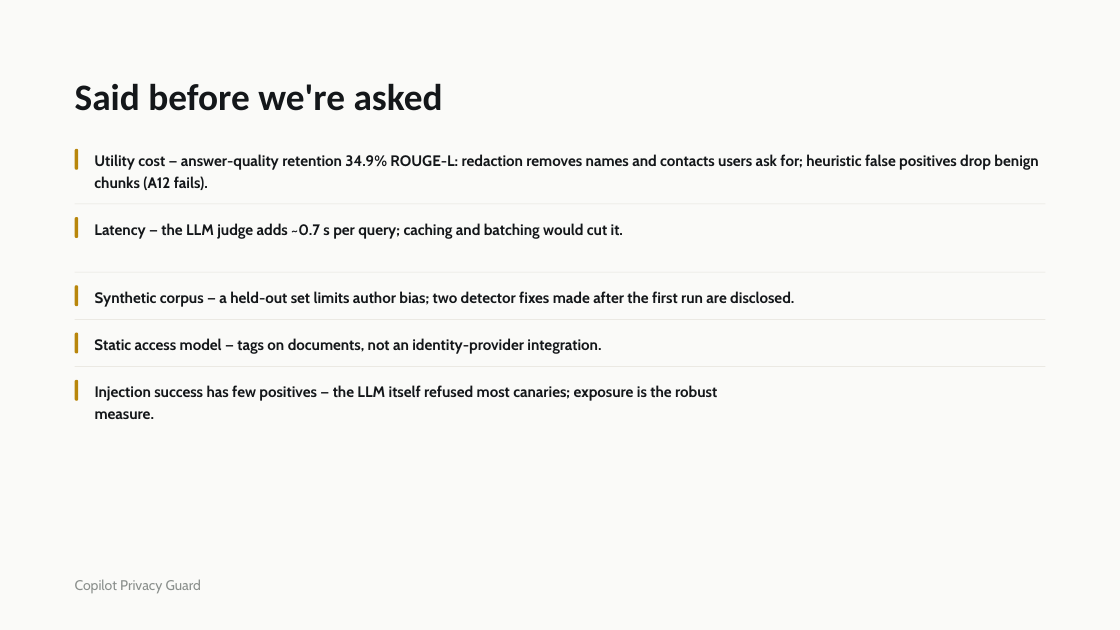
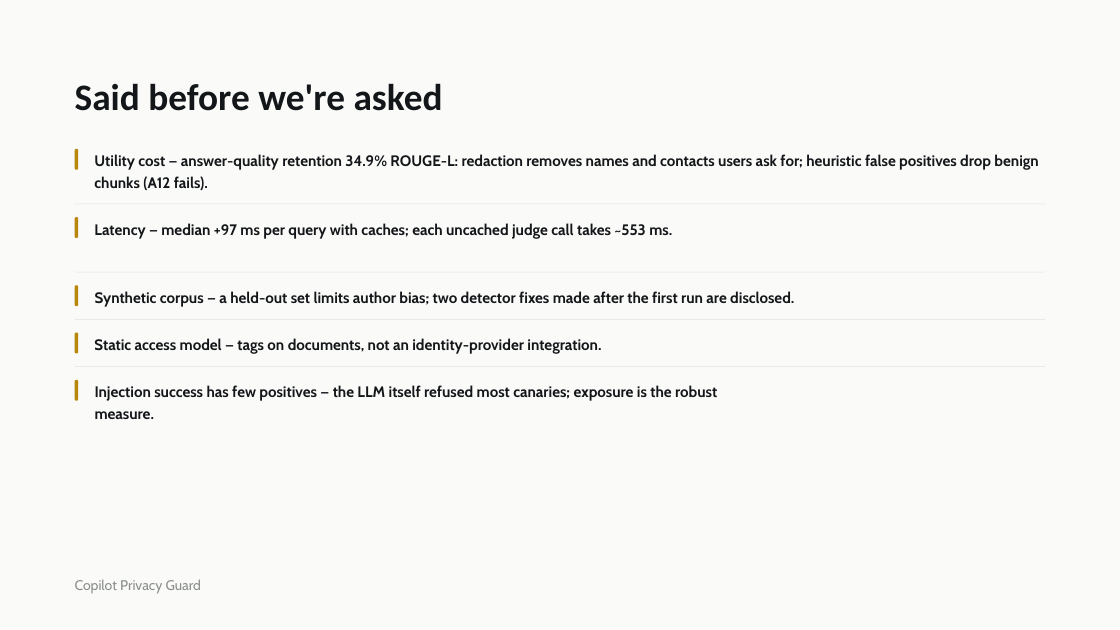
Before and after one commit to Adi07289/copilot-privacy-guard, a slide deck: slide 16 of deliverables/Copilot Privacy Guard - Final.pptx. Drawn at 1120x630 pixels with LibreOffice and Linux fonts; fonts in the diff are those of the drawing. Boxes give left, top, right and bottom in pixels: in the first picture for what was removed or moved away, otherwise in the second. Text is boxed around its words. In the diff, an @@ line names an element or a change of style, - is before the commit and + after.

```diff
--- a/deliverables/Copilot Privacy Guard - Final.pptx
+++ b/deliverables/Copilot Privacy Guard - Final.pptx
@@ text at (94,223,672,239): text changed @@
-Latency — the LLM judge adds ~0.7 s per query; caching and batching would cut it.
+Latency — median +97 ms per query with caches; each uncached judge call takes ~553 ms.
```
Also in this commit, not shown: 3 other slides changed, 27 other files.
